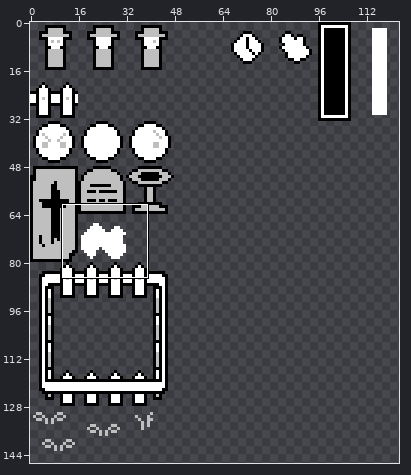
Sprite sheet, stored at assets/sprites/spritesheet.png. Above, an overview of the earlier version with the close-up marked.
Close-up. First the earlier version:
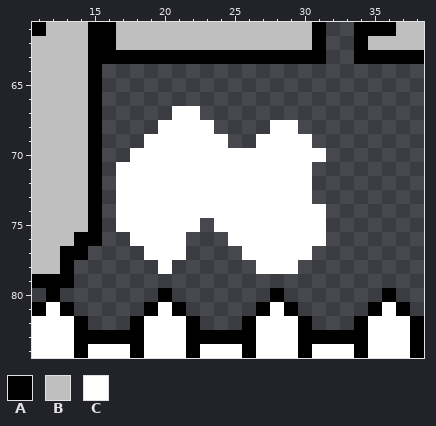
The file is 160x160 pixels. Shown: x 11..38, y 61..84. The wide view leaves out empty margins.
Palette (. is transparent): A #000000  B #bfbfbf  C #ffffff
Pixels before, first column x 11:
61 ABBBAABBBBBBBBBBBBBBA..AAABB
62 BBBBAABBBBBBBBBBBBBBA..ABBBB
63 BBBBAAAAAAAAAAAAAAAAA..AAAAA
64 BBBBA.......................
65 BBBBA.......................
66 BBBBA.......................
67 BBBBA.....CC................
68 BBBBA....CCCC....CC.........
69 BBBBA...CCCCCC..CCCC........
70 BBBBA..CCCCCCCCCCCCCC.......
71 BBBBA.CCCCCCCCCCCCCC........
72 BBBBA.CCCCCCCCCCCCCC........
73 BBBBA.CCCCCCCCCCCCCC........
74 BBBBA.CCCCCCCCCCCCCCC.......
75 BBBBA.CCCCCC.CCCCCCCC.......
76 BBBAA..CCCC...CCCCCCC.......
77 BBAA....CCC....CCCCC........
78 BBA......C......CCC.........
79 AAA.........................
80 .A.......A.......A.......A..
81 ACA.....ACA.....ACA.....ACA.
82 CCCA...ACCCA...ACCCA...ACCCA
83 CCCAAAAACCCAAAAACCCAAAAACCCA
84 CCCACCCACCCACCCACCCACCCACCCA
The result:
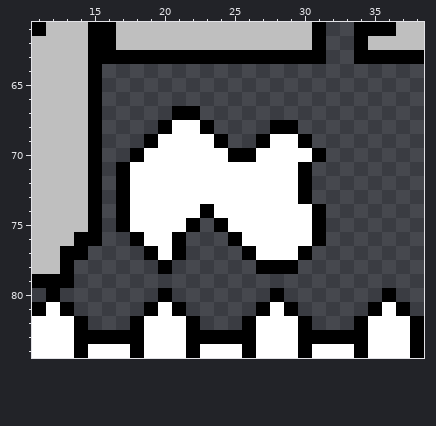
The edit:
y 67: x 21..22 CC -> AA
y 68: x 20 C -> A; x 23 C -> A; x 28..29 CC -> AA
y 69: x 19 C -> A; x 24 C -> A; x 27 C -> A; x 30 C -> A
y 70: x 18 C -> A; x 25..26 CC -> AA; x 31 C -> A
y 71..73: x 17 C -> A; x 30 C -> A
y 74: x 17 C -> A; x 23 C -> A; x 31 C -> A
y 75: x 17 C -> A; x 22 C -> A; x 24 C -> A; x 31 C -> A
y 76: x 18 C -> A; x 21 C -> A; x 25 C -> A; x 31 C -> A
y 77: x 19 C -> A; x 21 C -> A; x 26 C -> A; x 30 C -> A
y 78: x 20 C -> A; x 27..29 CCC -> AAA
Where, in picture pixels (left, top, right, bottom), the same in both close-ups:
changed: (116, 106, 326, 274)
